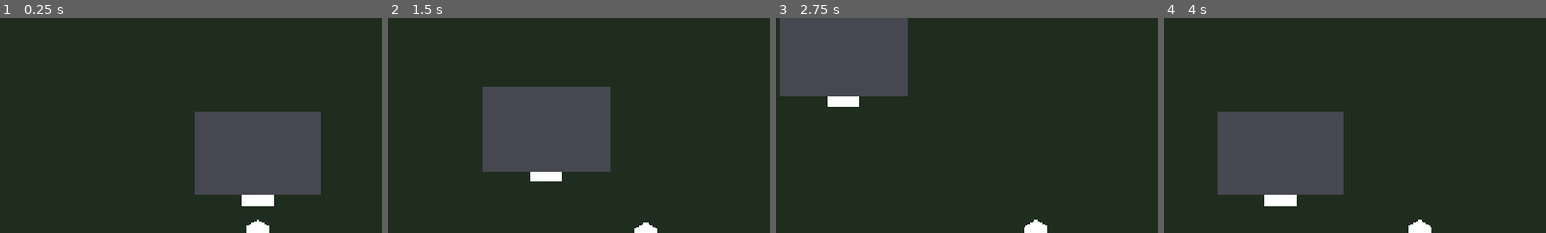
Above: before the commit, frames 1-4 (left to right).
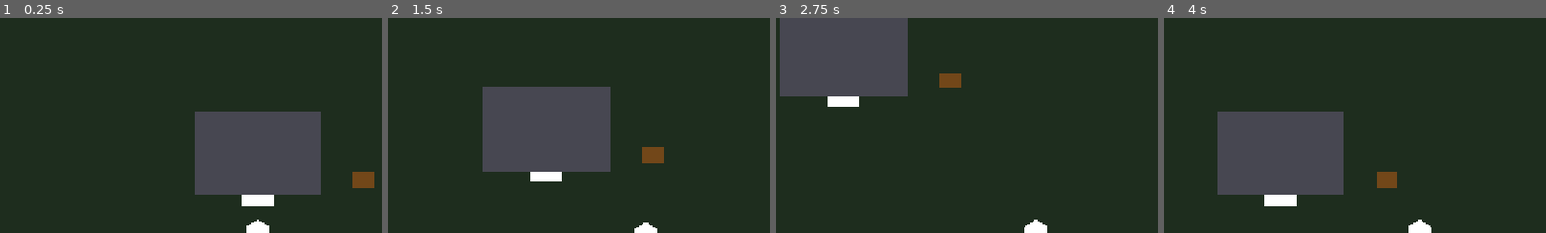
Above: after the commit, the same moments.

Repository: salexume94-pixel/Scripts
Game: Godot game, scene res://scenes/World.tscn
Two runs of this game, one before a commit and one after it. Both use one fixed random seed, a clock stepped at 60 frames per second and the inputs below.
Inputs:
- Up to frame 1 (0.25 s): no input
- Up to frame 2 (1.5 s): tap Enter at 0.5 s; hold Right (ui_right) 0.53-1.28 s; tap E at 0.6, 1.35 s; hold Down (ui_down) from 1.28 s (still down)
- Up to frame 3 (2.75 s): release Down (ui_down) at 2.03 s; hold Right (ui_right) from 2.03 s (still down); tap E at 2.1 s
- Up to frame 4 (4 s): release Right (ui_right) at 2.78 s; hold Up (ui_up) 2.78-3.53 s; tap E at 2.85, 3.6 s; hold Left (ui_left) from 3.53 s (still down)
The pictures show only the part of the screen within x 16-66%, y 0-50%; the shares and areas given below are measured in that part.

The runs differ from the first frame. In frame 1, 0.4% of the frame differs, in the area x 92-98%, y 71-80%; in frame 2, 0.4%; in frame 3, 0.4%; in frame 4, 0.4%.

Commit message:
Add test chest to world

Diff:
--- a/scenes/World.tscn
+++ b/scenes/World.tscn
@@ -4,6 +4,7 @@
 [ext_resource type="Script" uid="uid://bjyl5hcu0d8vb" path="res://world/world_presentation.gd" id="2_world_presentation"]
 [ext_resource type="Script" path="res://world/world_boundaries.gd" id="3_world_boundaries"]
 [ext_resource type="PackedScene" path="res://world/Building.tscn" id="4_building"]
+[ext_resource type="PackedScene" path="res://world/Chest.tscn" id="5_chest"]
 
 [node name="World" type="Node2D" unique_id=119908091]
 
@@ -16,6 +17,9 @@
 [node name="Building" parent="WorldContent" instance=ExtResource("4_building")]
 position = Vector2(0, -120)
 
+[node name="Chest" parent="WorldContent" instance=ExtResource("5_chest")]
+position = Vector2(160, -80)
+
 [node name="WorldBoundaries" type="Node2D" parent="." unique_id=137521042]
 script = ExtResource("3_world_boundaries")
 
